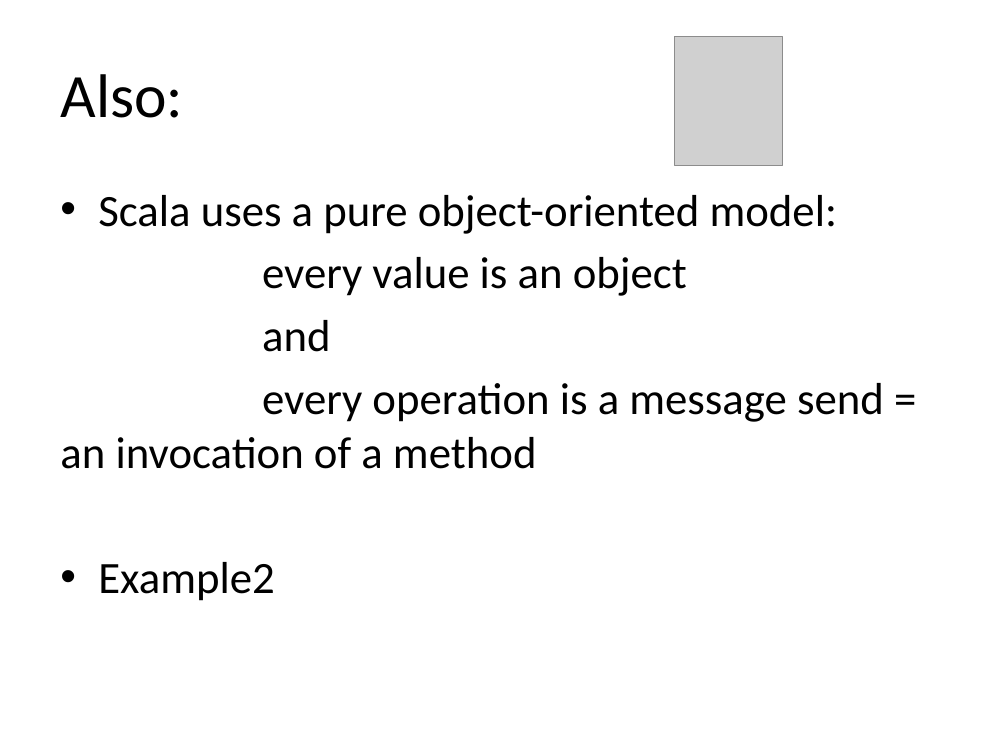
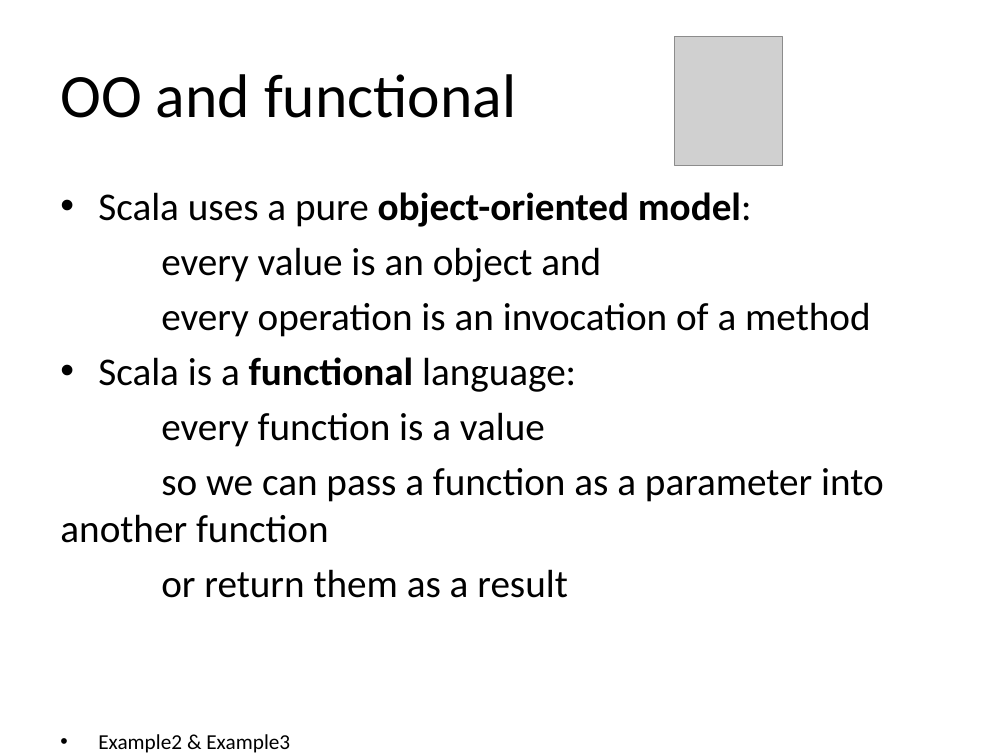
Before and after one commit to martadoberschuetz/scala, a slide deck: slide 6 of project presentation final.pptx (slide 8 before the commit). Drawn at 1008x756 pixels with LibreOffice and Linux fonts; fonts in the diff are those of the drawing; grey boxes stand for pictures. Boxes give left, top, right and bottom in pixels: in the first picture for what was removed or moved away, otherwise in the second. Text is boxed around its words. In the diff, an @@ line names an element or a change of style, - is before the commit and + after.

```diff
--- a/project presentation final.pptx
+++ b/project presentation final.pptx
@@ title at box(60, 74, 516, 118): text changed @@
-Also:
+OO and functional
@@ text at box(98, 192, 752, 227): size 32 to 28 pt in "Scala uses a pure object-oriented model:"; bold on in "object-oriented model:" @@
@@ text at box(60, 247, 884, 598): text changed; size 32 to 28 pt @@
-every value is an object
-and
-every operation is a message send = an invocation of a method
-• Example2
+every value is an object and
+every operation is an invocation of a method
+• Scala is a functional language:
+every function is a value
+so we can pass a function as a parameter into another function
+or return them as a result
+• Example2 & Example3
```
Also in this commit, not shown: 6 other slides changed, 8 slides removed.
